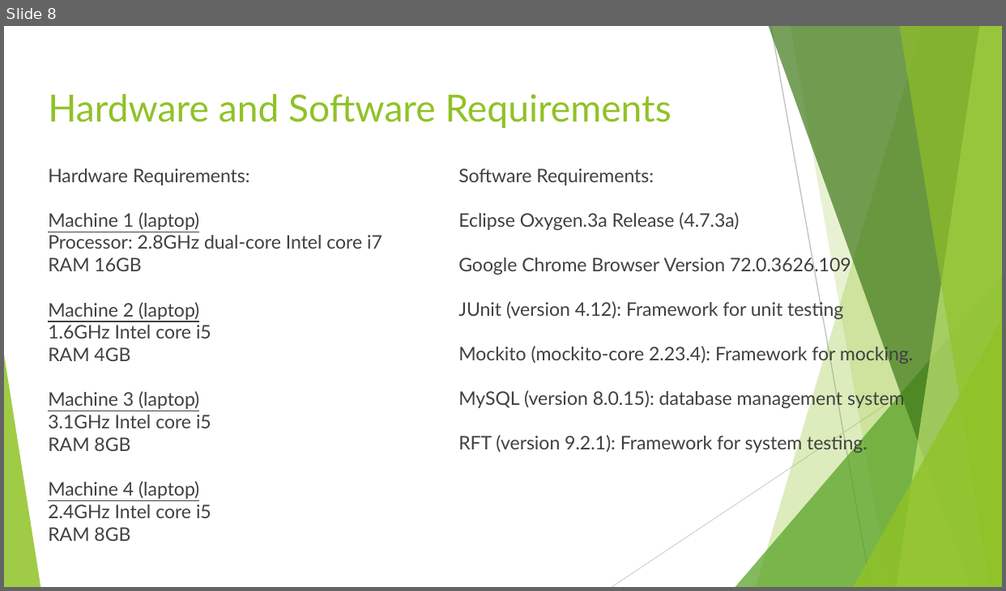
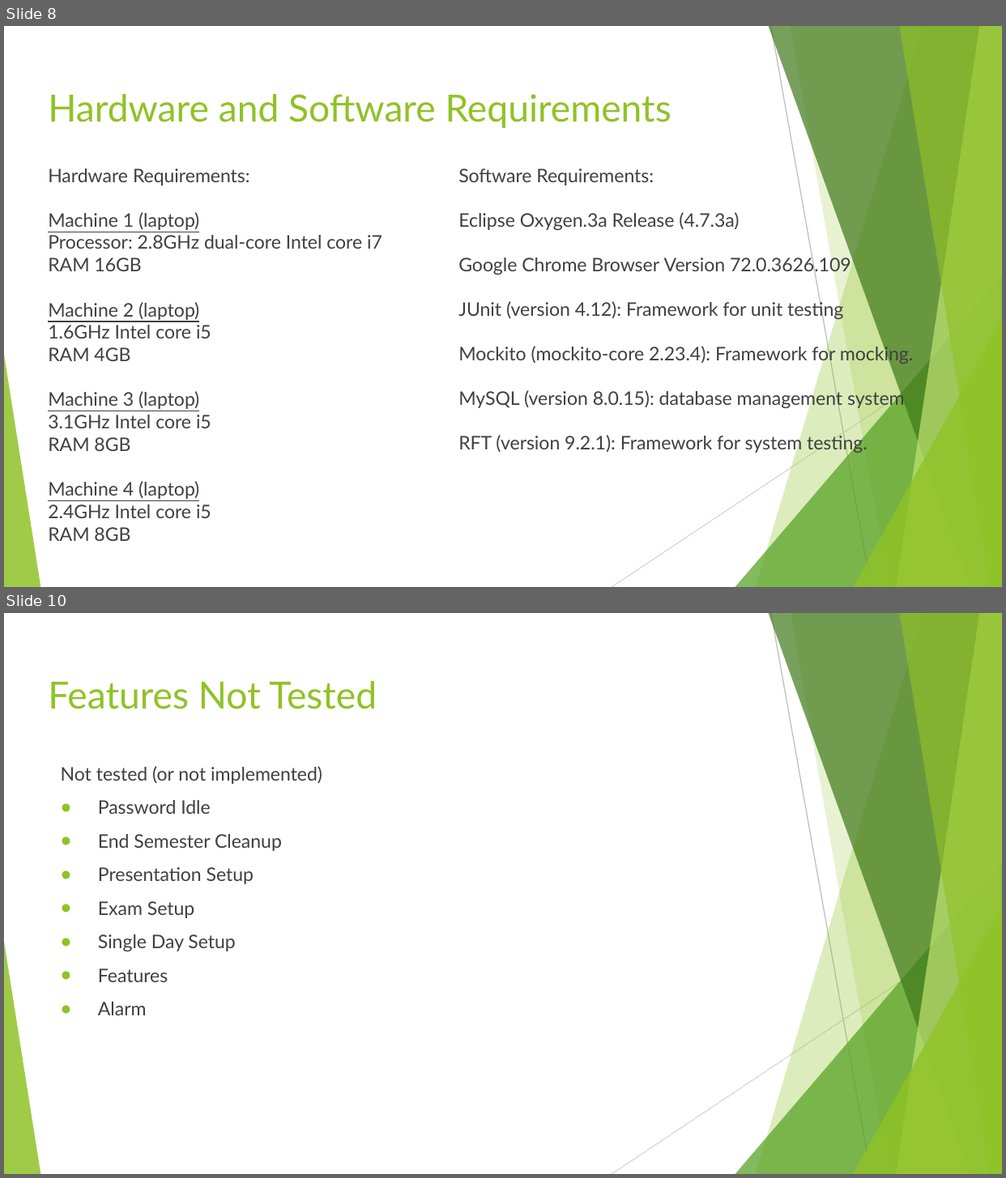
Before and after one commit to apere089/SoftTestT5, a slide deck: Presentation_1.pptx. Shown one above the other, each under a label of ours: slide 8 before the commit, slides 8 and 10 after it; the slides between them are not shown. The pictures are 1006x591 and 1006x1178 pixels, drawn with LibreOffice and Linux fonts; fonts in the diff are those of the drawing. Boxes give left, top, right and bottom in pixels: in the first picture for what was removed or moved away, otherwise in the second. Text is boxed around its words. In the diff, an @@ line names an element or a change of style, - is before the commit and + after.

```diff
--- a/Presentation_1.pptx
+++ b/Presentation_1.pptx
@@ slide 10 added at <box>4,613,1002,1174</box>, background #FFFFFF; not listed: 10 template elements that a slide beside it also shows @@
@@ title added at <box>48,681,377,709</box>, 27 pt, text #90C226 @@
+Features Not Tested
@@ text added at <box>61,766,322,1016</box>, 13.5 pt, text #404040 @@
+Not tested (or not implemented)
+● Password Idle
+● End Semester Cleanup
+● Presentation Setup
+● Exam Setup
+● Single Day Setup
+● Features
+● Alarm
```
Also in this commit, not shown: 7 slides changed, 2 other slides added, 2 slides removed.
